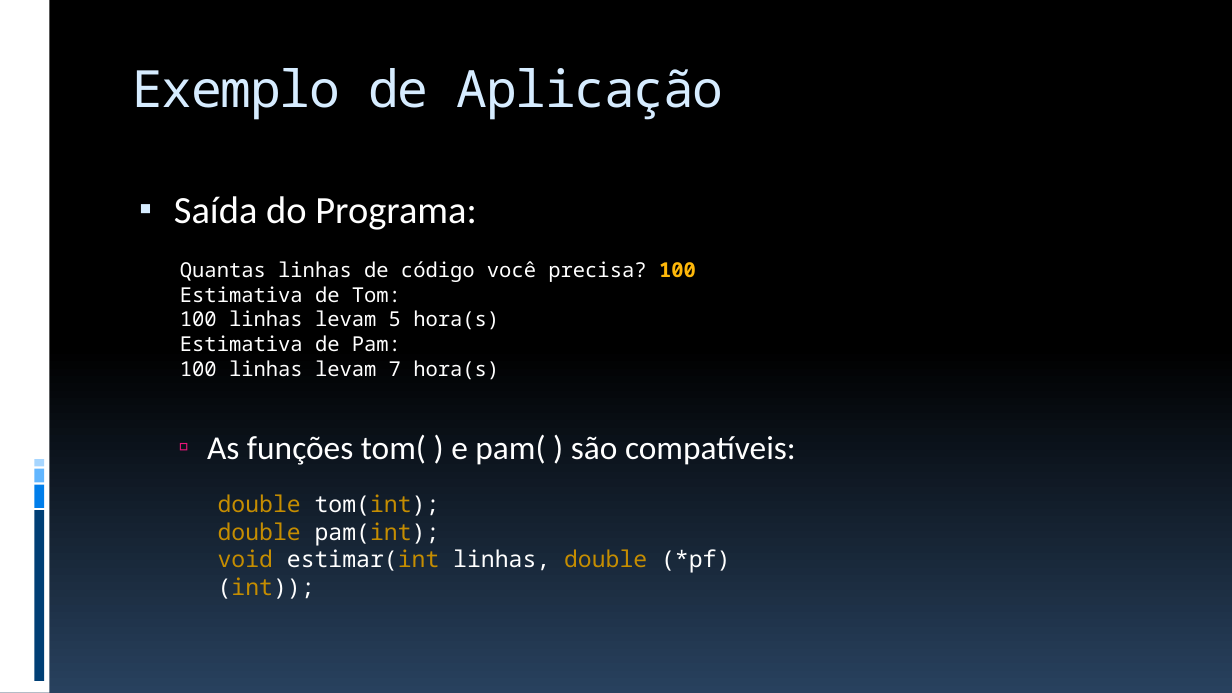
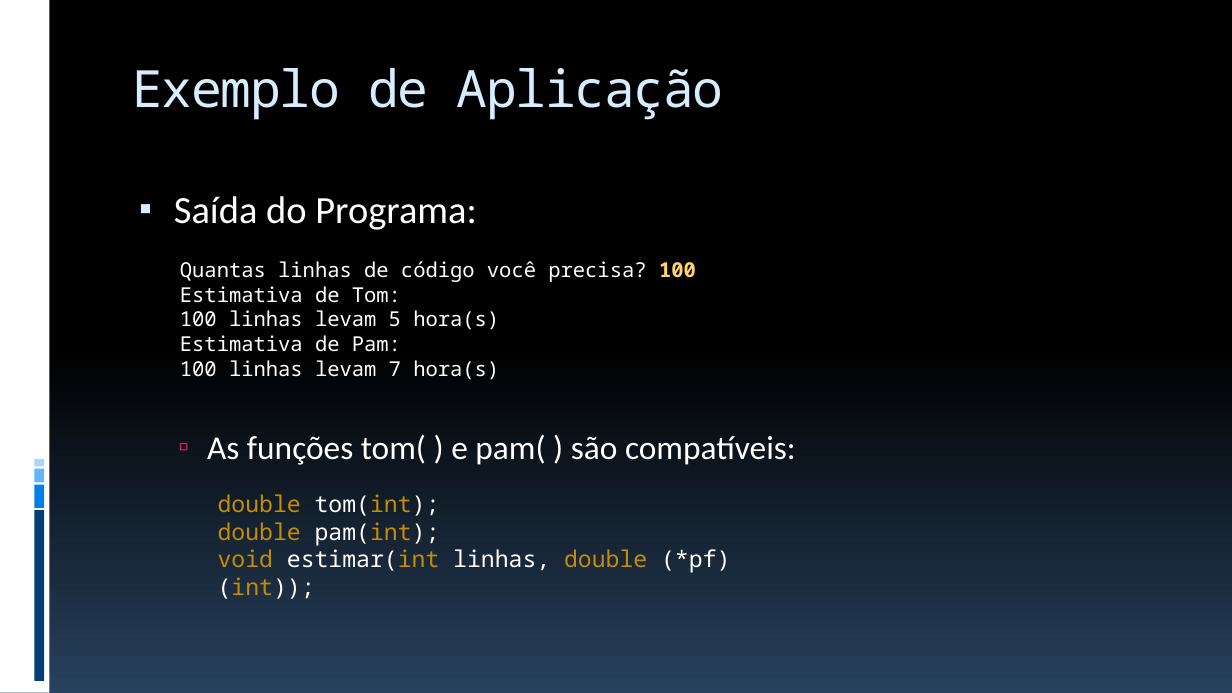
Before and after one commit to JudsonSS/ProgComp, a slide deck: slide 21 of Slides/27. Funções Inline e Ponteiros para Funções.pptx. Drawn at 1232x693 pixels with LibreOffice and Linux fonts; fonts in the diff are those of the drawing. Boxes give left, top, right and bottom in pixels: in the first picture for what was removed or moved away, otherwise in the second. Text is boxed around its words. In the diff, an @@ line names an element or a change of style, - is before the commit and + after.

```diff
--- a/Slides/27. Funções Inline e Ponteiros para Funções.pptx
+++ b/Slides/27. Funções Inline e Ponteiros para Funções.pptx
@@ text at [180,261,696,282]: text colour #FEB80A to #FED46C in "100" @@
```
Also in this commit, not shown: 5 other slides changed, 5 other files.
